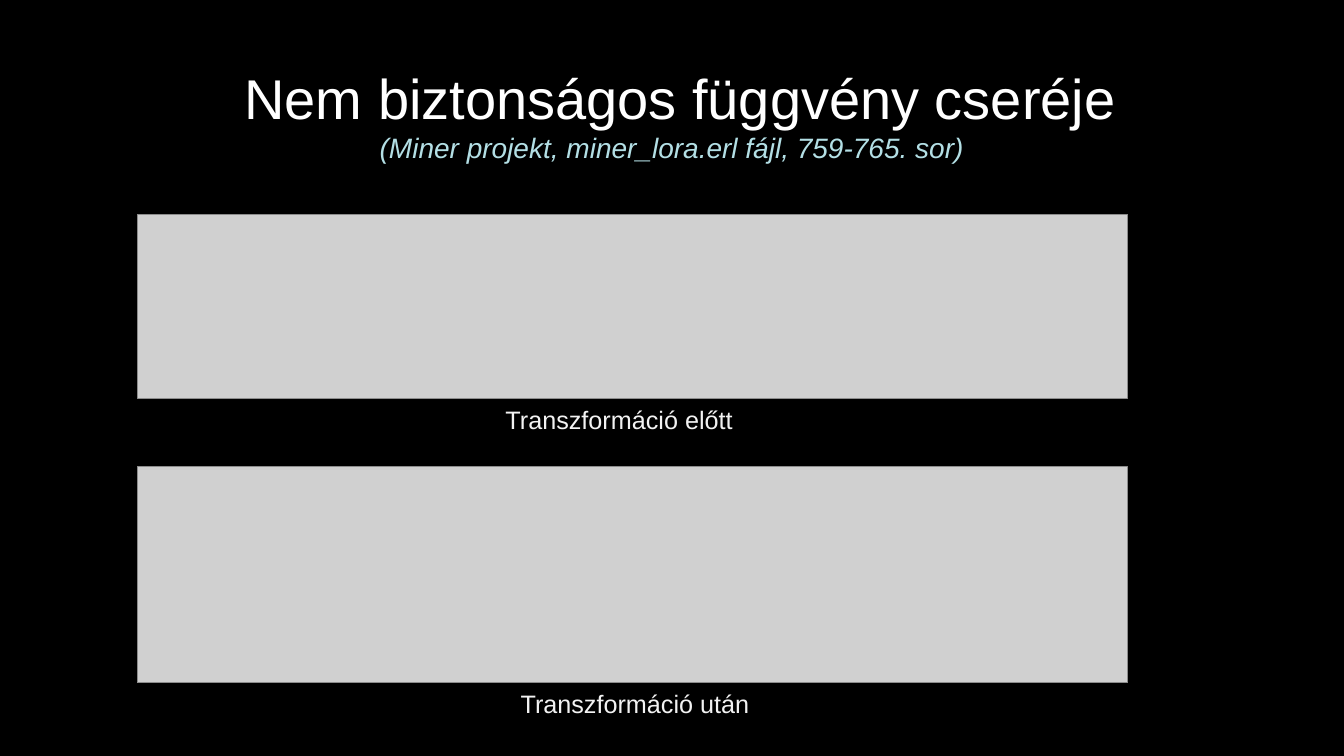
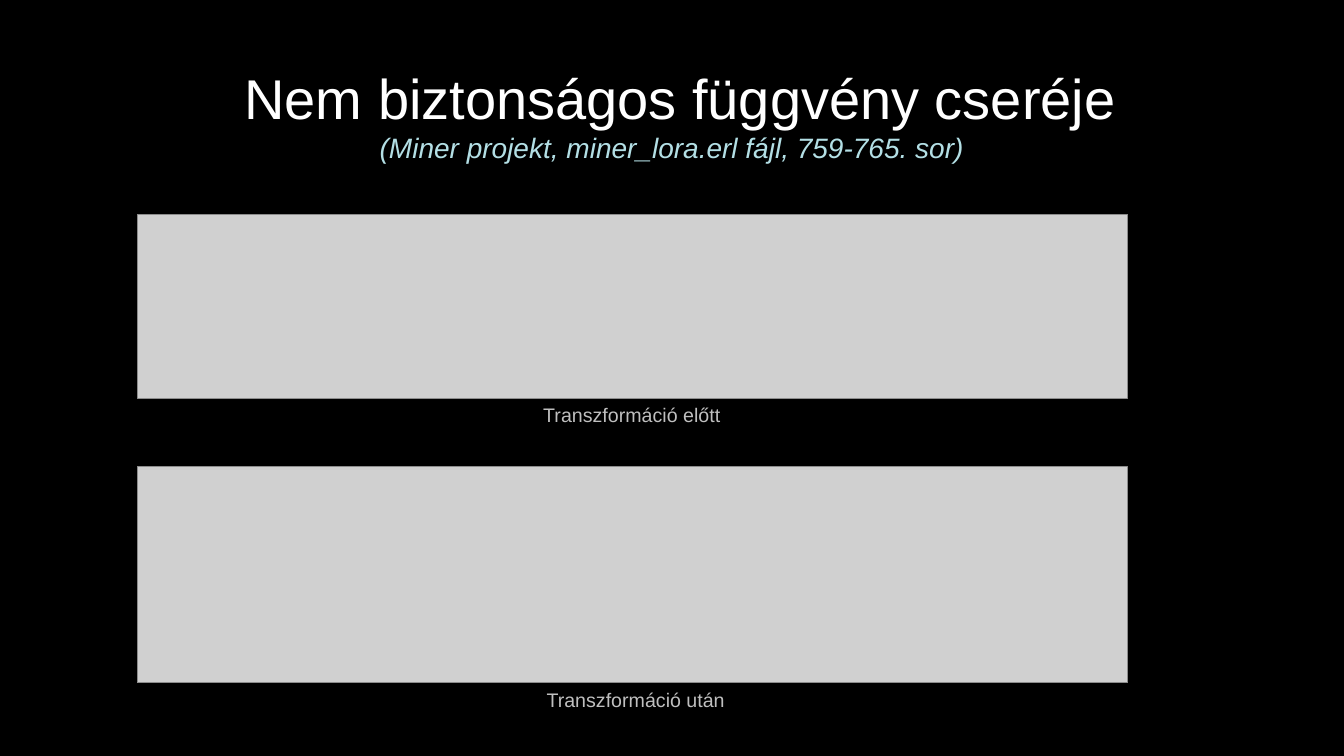
Before and after one commit to juhasznellee/msc_szakdoga, a slide deck: slide 14 of diplomamunka.pptx. Drawn at 1344x756 pixels with LibreOffice and Linux fonts; fonts in the diff are those of the drawing; grey boxes stand for pictures; background and template pictures are left out. Boxes give left, top, right and bottom in pixels: in the first picture for what was removed or moved away, otherwise in the second. Text is boxed around its words. In the diff, an @@ line names an element or a change of style, - is before the commit and + after.

Commit message:
msc ppt V4

```diff
--- a/diplomamunka.pptx
+++ b/diplomamunka.pptx
@@ text "Transzformáció előtt" at (543,407,720,422): size 18 to 14 pt, text colour #F2F2F2 to #BFBFBF @@
@@ text "Transzformáció előtt": place and size @@
-text "Transzformáció előtt" at (505,410,733,430)
+text "Transzformáció előtt" at (543,407,720,422)
@@ text "Transzformáció után": place and size @@
-text "Transzformáció után" at (521,694,749,714)
+text "Transzformáció után" at (547,692,724,707)
@@ text "Transzformáció után" at (547,692,724,707): size 18 to 14 pt, text colour #F2F2F2 to #BFBFBF @@
```
Also in this commit, not shown: 1 other slide changed.
